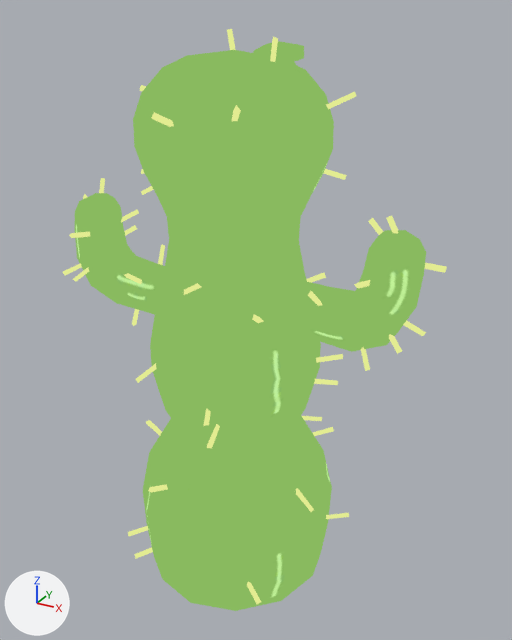
An edit to the glTF model godot/assets/models/battle/summons/VampCactus.glb, drawn before and after from the same camera.
Both versions are drawn from a 50 mm lens placed at (0.1104, -0.1865, 0.1908), pointed at (0.0044, 0.0063, 0.0944). The lights are fixed; the arrows at lower left show +X, +Y and +Z. The picture after the commit comes second. Both versions are drawn at frame 6 of the action 'VampCactus_Idle'; the numbers are the values there. Vertices at exactly the same position are counted once.

In view in the first picture: 'VampCactus.001'.
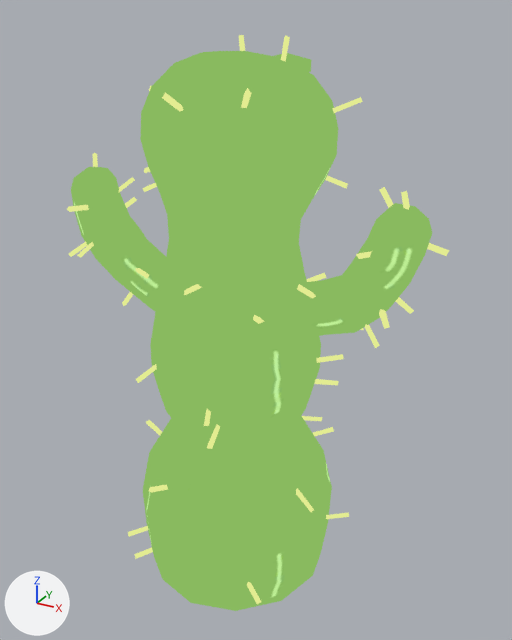
Changed parts and their boxes (x1, y1, x2, y2) in the pictures (512 x 640 px; the box of a moved part takes in the faces that stretch with it):
'VampCactus.001', reshaped, rescaled, moved, turned: before (63, 29, 447, 611); after (67, 35, 449, 611)
part 1 of me_vampcactus, moved or reshaped: before (141, 186, 154, 195); after (143, 183, 157, 192)
part 2 of me_vampcactus, moved or reshaped: before (141, 169, 144, 174); after (144, 167, 150, 173)
part 3 of me_vampcactus, moved or reshaped: before (270, 37, 278, 62); after (281, 35, 290, 62)
part 4 of me_vampcactus, moved or reshaped: before (326, 91, 356, 109); after (332, 97, 363, 113)
part 5 of me_vampcactus, moved or reshaped: before (323, 169, 347, 180); after (325, 175, 348, 188)
part 6 of me_vampcactus, moved or reshaped: before (232, 105, 241, 121); after (241, 88, 251, 108)
part 7 of me_vampcactus, moved or reshaped: before (151, 112, 174, 127); after (162, 92, 183, 112)
part 8 of me_vampcactus, moved or reshaped: before (227, 29, 236, 50); after (239, 35, 245, 51)
part 9 of me_vampcactus, moved or reshaped: before (132, 309, 139, 326); after (122, 292, 133, 306)
part 10 of me_vampcactus, moved or reshaped: before (386, 215, 398, 234); after (401, 191, 410, 210)
part 11 of me_vampcactus, moved or reshaped: before (368, 218, 384, 235); after (379, 187, 393, 208)
part 12 of me_vampcactus, moved or reshaped: before (424, 263, 447, 273); after (427, 243, 449, 256)
part 13 of me_vampcactus, moved or reshaped: before (354, 280, 370, 288); after (356, 251, 372, 259)
part 14 of me_vampcactus, moved or reshaped: before (403, 320, 426, 336); after (395, 297, 414, 314)
part 15 of me_vampcactus, moved or reshaped: before (389, 334, 402, 354); after (379, 309, 390, 329)
part 16 of me_vampcactus, moved or reshaped: before (361, 347, 370, 371); after (365, 325, 380, 348)
part 17 of me_vampcactus, moved or reshaped: before (308, 291, 322, 306); after (297, 284, 316, 298)
part 18 of me_vampcactus, moved or reshaped: before (63, 41, 426, 452); after (67, 51, 432, 452)

The change, as a diff of the scene's bpy script:
```diff
--- a/godot/assets/models/battle/summons/VampCactus.glb.py
+++ b/godot/assets/models/battle/summons/VampCactus.glb.py
@@ me_vampcactus @@
 # used by ob_vampcactus_001; parent = ob_vampcactus; location = (0.0, 0.0, 0.0); rotation_euler = (1.571, 0.0, 0.0), in degrees (90, 0, 0)
-me_vampcactus.from_pydata(...)  # 758 vertices, 1260 faces; spans x -1.36..1.32, y -0.04..3.7, z -0.78..0.74
+me_vampcactus.from_pydata(...)  # 758 vertices, 1260 faces; spans x -1.37..1.32, y -0.72..0.82, z -0.04..3.68
+# me_vampcactus part 1: the loose piece of 6 vertices spanning x -0.6..-0.44, y 2.72..2.83, z 0.06..0.17 is turned 82.6 degrees about the x axis through its middle, then moved by (0.0, -2.87, 2.68)
+# me_vampcactus part 2: the loose piece of 6 vertices spanning x -0.67..-0.49, y 2.83..2.92, z 0.01..0.07 is turned 82.6 degrees about the x axis through its middle, then moved by (0.0, -2.88, 2.84)
+# me_vampcactus part 3: the loose piece of 6 vertices spanning x 0.25..0.34, y 3.51..3.68, z 0.01..0.11 is turned 82.6 degrees about the x axis through its middle, then moved by (0.0, -3.53, 3.54)
+# me_vampcactus part 4: the loose piece of 6 vertices spanning x 0.51..0.67, y 3.28..3.38, z -0.29..-0.19 is turned 82.6 degrees about the x axis through its middle, then moved by (0.0, -3.0, 3.54)
+# me_vampcactus part 5: the loose piece of 6 vertices spanning x 0.41..0.56, y 2.83..2.91, z -0.47..-0.34 is turned 82.6 degrees about the x axis through its middle, then moved by (0.0, -2.44, 3.22)
+# me_vampcactus part 6: the loose piece of 6 vertices spanning x 0.28..0.4, y 3.28..3.38, z 0.47..0.62 is turned 82.6 degrees about the x axis through its middle, then moved by (0.0, -3.78, 2.85)
+# me_vampcactus part 7: the loose piece of 6 vertices spanning x -0.04..-0.01, y 3.24..3.34, z 0.56..0.74 is turned 82.6 degrees about the x axis through its middle, then moved by (0.01, -3.85, 2.72)
+# me_vampcactus part 8: the loose piece of 6 vertices spanning x -0.16..-0.1, y 3.53..3.7, z -0.23..-0.2 is turned 82.6 degrees about the x axis through its middle, then moved by (0.0, -3.27, 3.79)
+# me_vampcactus part 9: the loose piece of 6 vertices spanning x -0.83..-0.77, y 1.73..1.91, z 0.01..0.08 is multiplied about its middle by the matrix ((0.918, 0.397, 0.008), (0.013, -0.009, -1.0), (-0.397, 0.918, -0.013)), then moved by (-0.04, -1.87, 1.91)
+# me_vampcactus part 10: the loose piece of 6 vertices spanning x 1.01..1.08, y 2.63..2.79, z -0.03..0.1 is multiplied about its middle by the matrix ((0.978, 0.21, 0.0), (0.003, -0.016, -1.0), (-0.21, 0.978, -0.016)), then moved by (0.06, -2.76, 2.82)
+# me_vampcactus part 11: the loose piece of 6 vertices spanning x 0.83..0.98, y 2.59..2.7, z -0.17..-0.06 is multiplied about its middle by the matrix ((0.978, 0.21, 0.0), (0.003, -0.016, -1.0), (-0.21, 0.978, -0.016)), then moved by (0.05, -2.54, 2.94)
+# me_vampcactus part 12: the loose piece of 6 vertices spanning x 1.15..1.32, y 2.44..2.51, z -0.17..-0.06 is multiplied about its middle by the matrix ((0.978, 0.21, 0.0), (0.003, -0.016, -1.0), (-0.21, 0.978, -0.016)), then moved by (0.01, -2.37, 2.7)
+# me_vampcactus part 13: the loose piece of 6 vertices spanning x 0.91..0.97, y 2.38..2.44, z 0.08..0.26 is multiplied about its middle by the matrix ((0.978, 0.21, 0.0), (0.003, -0.016, -1.0), (-0.21, 0.978, -0.016)), then moved by (0.0, -2.59, 2.41)
+# me_vampcactus part 14: the loose piece of 6 vertices spanning x 1.09..1.24, y 2.01..2.14, z -0.17..-0.06 is multiplied about its middle by the matrix ((0.978, 0.21, 0.0), (0.003, -0.016, -1.0), (-0.21, 0.978, -0.016)), then moved by (-0.07, -1.97, 2.33)
+# me_vampcactus part 15: the loose piece of 6 vertices spanning x 1.04..1.19, y 2.01..2.14, z 0.06..0.17 is multiplied about its middle by the matrix ((0.99, 0.179, -0.089), (-0.071, -0.105, -1.002), (-0.187, 0.988, -0.09)), then moved by (-0.07, -2.2, 2.11)
+# me_vampcactus part 16: the loose piece of 6 vertices spanning x 0.9..1.0, y 1.86..2.01, z 0.06..0.17 is multiplied about its middle by the matrix ((0.949, -0.314, -0.004), (-0.007, -0.009, -1.0), (0.314, 0.949, -0.01)), then moved by (0.03, -2.05, 1.97)
+# me_vampcactus part 17: the loose piece of 6 vertices spanning x 0.62..0.68, y 2.17..2.32, z 0.08..0.23 is multiplied about its middle by the matrix ((0.949, -0.314, -0.004), (-0.007, -0.009, -1.0), (0.314, 0.949, -0.01)), then moved by (-0.05, -2.4, 2.13)
+# me_vampcactus part 18: 612 of 758 vertices moved; they spanned x -1.36..1.21, y -0.04..3.63, z -0.78..0.72 and now span x -1.37..1.23, y -0.72..0.82, z -0.04..3.6; mean shift (0.01, -1.92, 2.04); largest move (0.03, 3.63, -0.52) -> (0.03, 0.64, 3.56)
+# other edits to the shape of me_vampcactus do not show in these pictures
 me_vampcactus.materials.append(mat_vampcactus)
@@ ob_vampcactus_001 @@
 ob_vampcactus_001 = bpy.data.objects.new('VampCactus.001', me_vampcactus)
-ob_vampcactus_001.parent = ob_vampcactus
 ob_vampcactus_001.location = (0.0, 0.0, 0.0)
-ob_vampcactus_001.rotation_euler = (1.571, 0.0, 0.0)  # degrees (90, 0, 0)
+ob_vampcactus_001.scale = (0.05, 0.05, 0.05)
```
